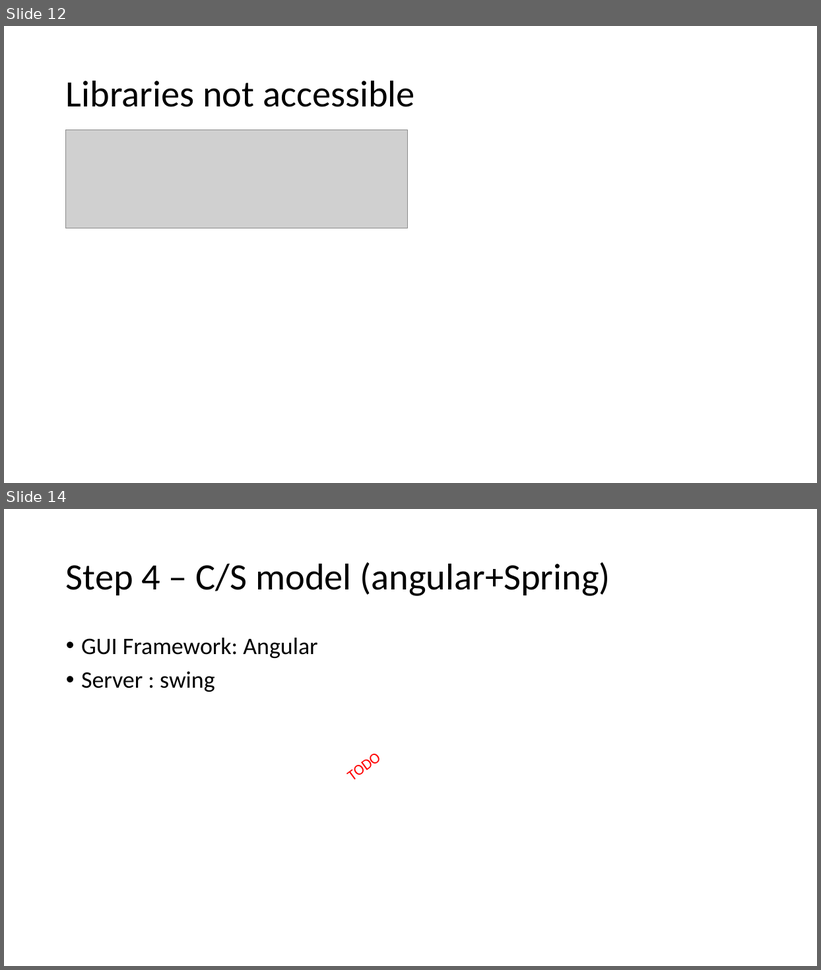
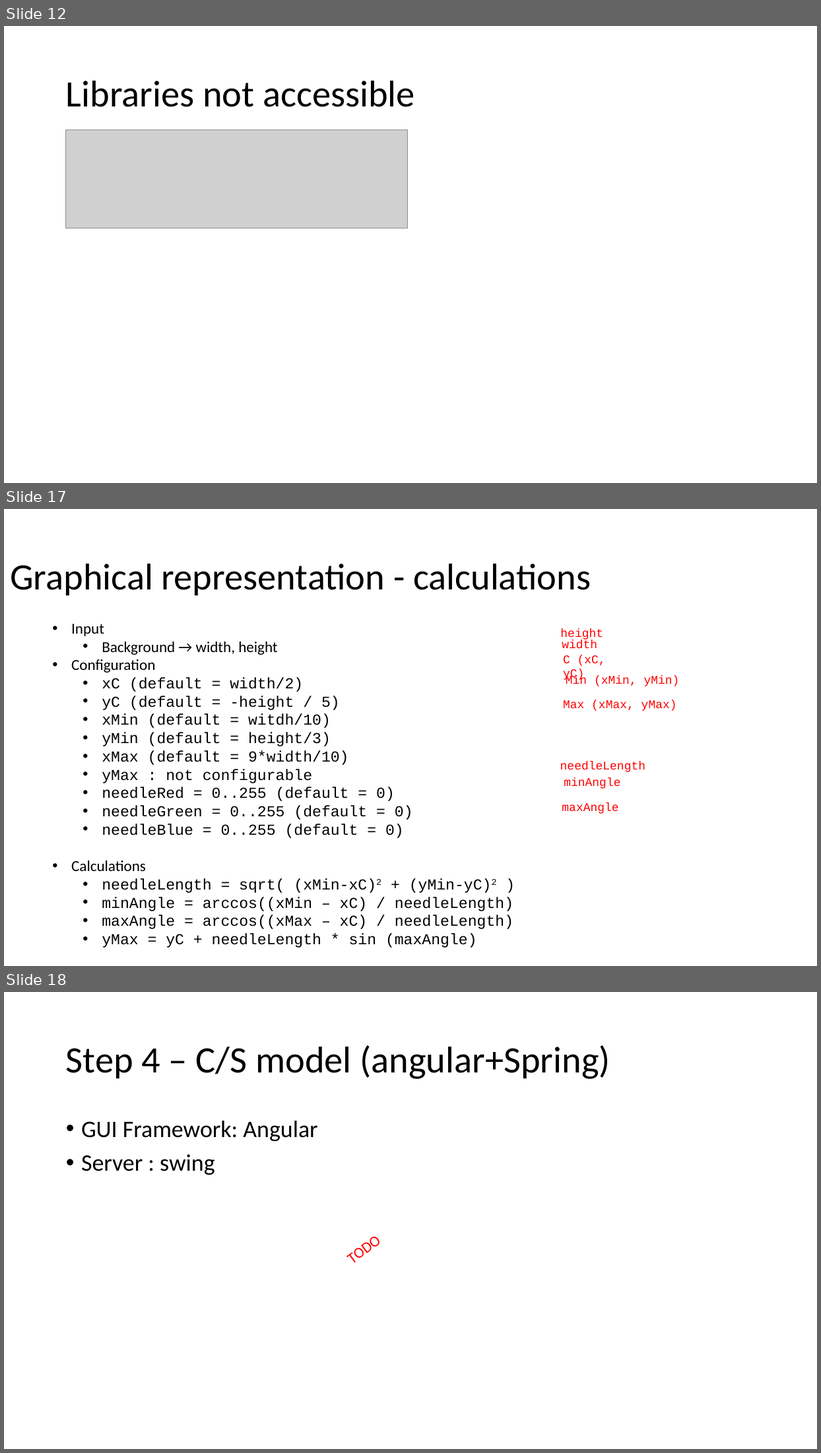
Before and after one commit to devidin/yavumeter, a slide deck: doc/Steps overview.pptx. Shown one above the other, each under a label of ours: slides 12 and 14 before the commit, slides 12, 17 and 18 after it; the slides between them are not shown. The pictures are 821x970 and 821x1453 pixels, drawn with LibreOffice and Linux fonts; fonts in the diff are those of the drawing; grey boxes stand for pictures. Boxes give left, top, right and bottom in pixels: in the first picture for what was removed or moved away, otherwise in the second. Text is boxed around its words. In the diff, an @@ line names an element or a change of style, - is before the commit and + after.

```diff
--- a/doc/Steps overview.pptx
+++ b/doc/Steps overview.pptx
@@ slide 17 added at bbox=[4, 509, 817, 966], background #FFFFFF @@
@@ title added at bbox=[10, 563, 591, 595], 44 pt, text #000000 @@
+Graphical representation - calculations
@@ text added at bbox=[71, 624, 514, 948], 18 pt, text #000000 @@
+• Input
+  • Background → width, height
+• Configuration
+  • xC (default = width/2)
+  • yC (default = -height / 5)
+  • xMin (default = witdh/10)
+  • yMin (default = height/3)
+  • xMax (default = 9*width/10)
+  • yMax : not configurable
+  • needleRed = 0..255 (default = 0)
+  • needleGreen = 0..255 (default = 0)
+  • needleBlue = 0..255 (default = 0)
+• Calculations
+  • needleLength = sqrt( (xMin-xC)2 + (yMin-yC)2 )
+  • minAngle = arccos((xMin – xC) / needleLength)
+  • maxAngle = arccos((xMax – xC) / needleLength)
+  • yMax = yC + needleLength * sin (maxAngle)
@@ text added at bbox=[560, 628, 603, 640], 14 pt, text #FF0000 @@
+height
@@ text added at bbox=[562, 640, 597, 649], 14 pt, text #FF0000 @@
+width
@@ text added at bbox=[563, 655, 606, 681], 14 pt, text #FF0000 @@
+C (xC, yC)
@@ text added at bbox=[566, 675, 680, 687], 14 pt, text #FF0000 @@
+Min (xMin, yMin)
@@ text added at bbox=[563, 700, 677, 711], 14 pt, text #FF0000 @@
+Max (xMax, yMax)
@@ text added at bbox=[560, 761, 646, 772], 14 pt, text #FF0000 @@
+needleLength
@@ text added at bbox=[564, 778, 620, 789], 14 pt, text #FF0000 @@
+minAngle
@@ text added at bbox=[562, 803, 618, 814], 14 pt, text #FF0000 @@
+maxAngle
@@ what was slide 14 is now slide 18 @@
```
Also in this commit, not shown: 1 slide changed, 3 other slides added.
